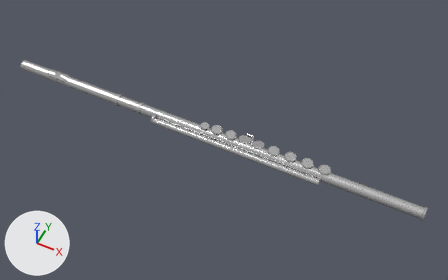
One commit to the Blender file models/flute.blend: the scene before it, then after it.
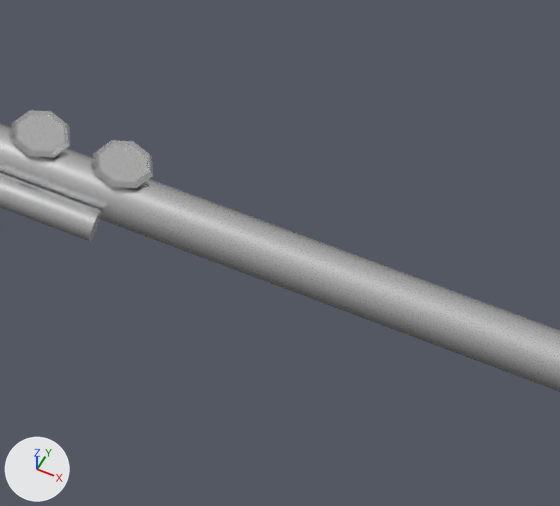
Old and new are each drawn whole from a 50 mm camera at (2.25, -3.95, 4.99) aimed at (0.24, 0.08, -0.05) and again close up on the part from 67% to 93% of the width and 48% to 86% of the height. The lights are fixed; the arrows at lower left show +X, +Y and +Z.
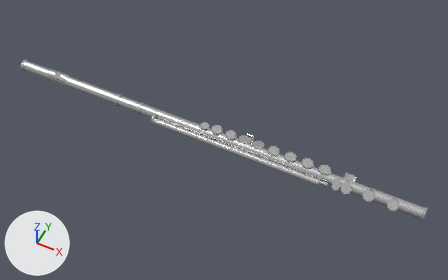
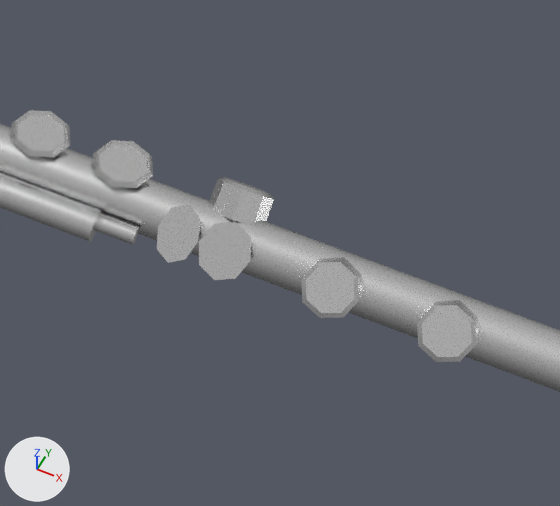
Where the change shows, as pixel boxes [x1, y1, x2, y2] in the close-ups (560 x 506 px):
'Circle', reshaped
    before: [11, 110, 153, 188]
    after: [11, 110, 479, 362]
part 1 of me_cylinder, added
    after: [94, 213, 139, 244]
part 2 of me_circle, added
    after: [301, 257, 362, 318]
part 3 of me_circle, added
    after: [417, 300, 479, 362]
part 4 of me_circle, added
    after: [210, 177, 274, 223]
part 5 of me_circle, added
    after: [157, 205, 200, 263]
part 6 of me_circle, added
    after: [199, 222, 251, 280]

What the commit changed:
me_cylinder is used by ob_cylinder; location (0.098, 0.05, 0.0).
me_cylinder had 314 vertices, 236 faces and spanned x -2.54..2.34, y -0.14..0.07, z -0.07..0.07.
me_cylinder now has 398 vertices, 293 faces and spans x -2.54..2.34, y -0.14..0.07, z -0.07..0.07.
me_cylinder part 1: a new loose piece of 28 vertices spanning x 1.28..1.37, y -0.1..-0.06, z -0.02..0.02, in mat_flute_metal (white #e7e7e7).
me_circle is used by ob_circle; location (0.011, 0.072, 0.055).
me_circle had 208 vertices, 151 faces and spanned x -0.054..1.442, y -0.059..0.121, z -0.052..0.027.
me_circle now has 312 vertices, 225 faces and spans x -0.054..2.185, y -0.158..0.121, z -0.085..0.058.
me_circle part 2: a new loose piece of 24 vertices spanning x 1.81..1.938, y -0.158..-0.015, z -0.078..0.055, in mat_flute_metal (white #e7e7e7).
me_circle part 3: a new loose piece of 24 vertices spanning x 2.057..2.185, y -0.158..-0.015, z -0.078..0.055, in mat_flute_metal (white #e7e7e7).
me_circle part 4: a new loose piece of 24 vertices spanning x 1.567..1.695, y -0.025..0.107, z -0.085..0.058, in mat_flute_metal (white #e7e7e7).
me_circle part 5: a new loose piece of 16 vertices spanning x 1.494..1.584, y -0.139..-0.042, z -0.066..0.034, in mat_flute_metal (white #e7e7e7).
me_circle part 6: a new loose piece of 16 vertices spanning x 1.585..1.699, y -0.139..-0.042, z -0.066..0.034, in mat_flute_metal (white #e7e7e7).
